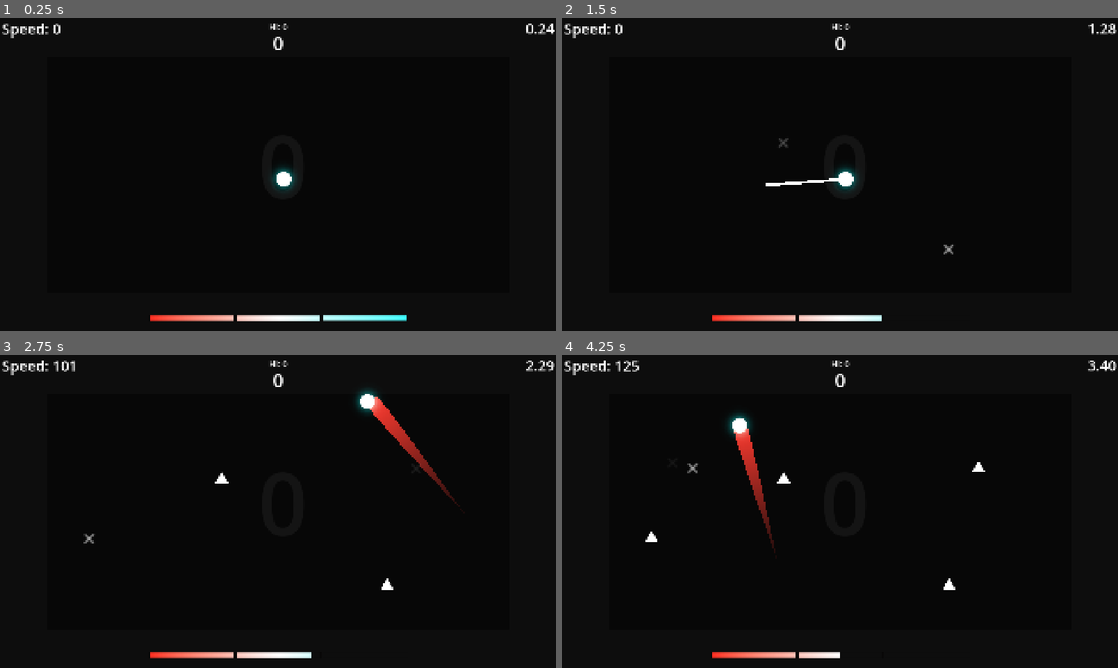
Above: before the commit, frames 1-4 (two rows, left to right).
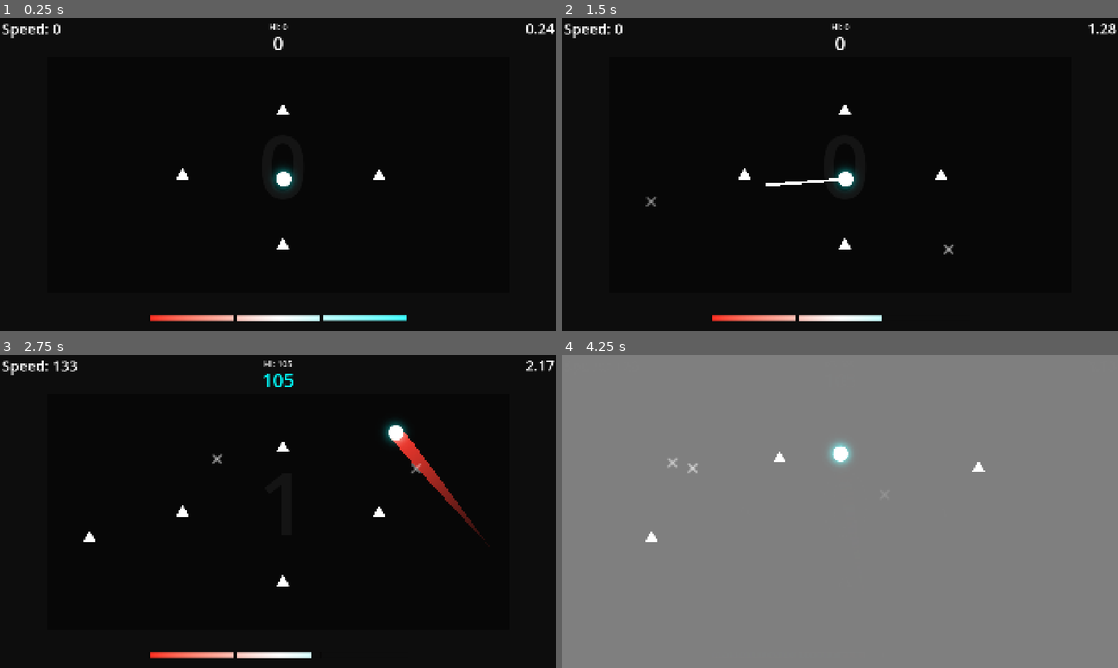
Above: after the commit, the same moments.

Repository: Yumei1010/Ball
Game: Godot game, scene res://Scene/Main.tscn.tscn
Two runs of this game, one before a commit and one after it. Both use one fixed random seed, a clock stepped at 60 frames per second and the inputs below.
Inputs (mouse positions are in pixels of both pictures, inside the frame that each line leads up to):
- Up to frame 1 (0.25 s): no input
- Up to frame 2 (1.5 s): move the mouse to (962, 158) at 0.52 s; hold Right (ui_right) 0.53-1.25 s; click (962, 158) at 0.67 s; drag from (728, 190) to (840, 174) at 1.27 s
- Up to frame 3 (2.75 s): move the mouse to (333, 442) at 2.02 s; hold Right (ui_right) from 2.03 s (still down)
- Up to frame 4 (4.25 s): release Right (ui_right) at 2.75 s; drag from (812, 574) to (945, 586) at 2.77 s; move the mouse to (1006, 558) at 3.52 s; hold Left (ui_left) from 3.53 s (still down)

The runs differ from the first frame. In frame 1, 0.2% of the frame differs, in the area x 31-70%, y 27-74%; in frame 2, 0.3%; in frame 3, 2.0%; in frame 4, 100%, in the area x 0-100%, y 0-100%.

Commit message:
refactor(Enemy): 调整敌人生成参数
Co-Authored-By: Claude Opus 4.7 <noreply@anthropic.com>

Diff:
--- a/Scene/Main.tscn.tscn
+++ b/Scene/Main.tscn.tscn
@@ -1,10 +1,11 @@
-[gd_scene load_steps=17 format=3 uid="uid://c28lu4w14ia1x"]
+[gd_scene load_steps=18 format=3 uid="uid://c28lu4w14ia1x"]
 
 [ext_resource type="Script" uid="uid://fue54mlf5e0c" path="res://Script/main.tscn.gd" id="1_0n0co"]
 [ext_resource type="PackedScene" uid="uid://cbus8chf27tph" path="res://game/actors/player/PlayerBall.tscn" id="1_axlnn"]
 [ext_resource type="Texture2D" uid="uid://6ifiu5e3bnln" path="res://assets/UI/Background/Inner Background.png" id="2_0n0co"]
 [ext_resource type="PackedScene" uid="uid://dxb2ihg5s7iiy" path="res://game/UI/game_ui.tscn" id="2_ql5uw"]
 [ext_resource type="PackedScene" uid="uid://bx6atr8b6pw7l" path="res://game/UI/outer_zone.tscn" id="4_0n0co"]
+[ext_resource type="PackedScene" uid="uid://b8c3khyey3y88" path="res://game/actors/enemy/enemy_normal.tscn" id="4_a6a44"]
 [ext_resource type="Script" uid="uid://dujfd3c07p3ab" path="res://Script/Other/path_manager.gd" id="5_ohpoc"]
 [ext_resource type="Shader" uid="uid://dkl8x5ieduiaj" path="res://Script/shader/DeathInversionEffect.gdshader" id="7_ql5uw"]
 [ext_resource type="Script" uid="uid://5wog4f2s2u3a" path="res://Script/Other/enemy_spawner.gd" id="8_5t6br"]
@@ -61,6 +62,18 @@
 [node name="PlayerBall" parent="." instance=ExtResource("1_axlnn")]
 position = Vector2(979, 555)
 
+[node name="EnemyNormal" parent="." instance=ExtResource("4_a6a44")]
+position = Vector2(628, 544)
+
+[node name="EnemyNormal2" parent="." instance=ExtResource("4_a6a44")]
+position = Vector2(975, 322)
+
+[node name="EnemyNormal3" parent="." instance=ExtResource("4_a6a44")]
+position = Vector2(975, 785)
+
+[node name="EnemyNormal4" parent="." instance=ExtResource("4_a6a44")]
+position = Vector2(1307, 547)
+
 [node name="Outer_Zone" parent="." instance=ExtResource("4_0n0co")]
 position = Vector2(960, 540)
 
--- a/spawn_waves.json
+++ b/spawn_waves.json
@@ -3,8 +3,8 @@
         {
             "start_time": 0,
             "end_time": 15,
-            "min_interval": 0.5,
-            "max_interval": 1.0,
+            "min_interval": 0.4,
+            "max_interval": 0.7,
             "min_enemies": 5,
             "max_enemies": 10,
             "enemy_pool": {
@@ -14,8 +14,8 @@
         {
             "start_time": 15,
             "end_time": 30,
-            "min_interval": 0.4,
-            "max_interval": 0.8,
+            "min_interval": 0.3,
+            "max_interval": 0.6,
             "min_enemies": 6,
             "max_enemies": 12,
             "enemy_pool": {
@@ -26,8 +26,8 @@
         {
             "start_time": 30,
             "end_time": 45,
-            "min_interval": 0.3,
-            "max_interval": 0.7,
+            "min_interval": 0.2,
+            "max_interval": 0.5,
             "min_enemies": 8,
             "max_enemies": 15,
             "enemy_pool": {
@@ -38,9 +38,9 @@
         },
         {
             "start_time": 45,
-            "end_time": 60,
-            "min_interval": 0.2,
-            "max_interval": 0.5,
+            "end_time": 600,
+            "min_interval": 0.1,
+            "max_interval": 0.4,
             "min_enemies": 10,
             "max_enemies": 15,
             "enemy_pool": {
Not shown, added: export_presets.cfg
